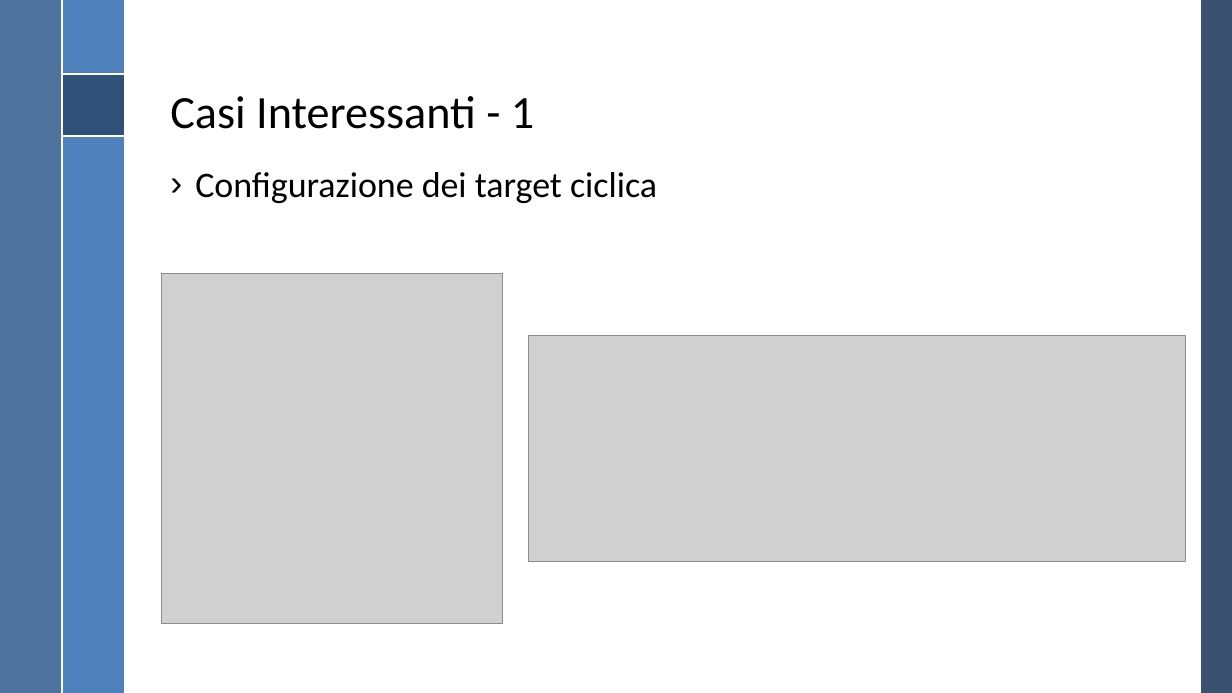
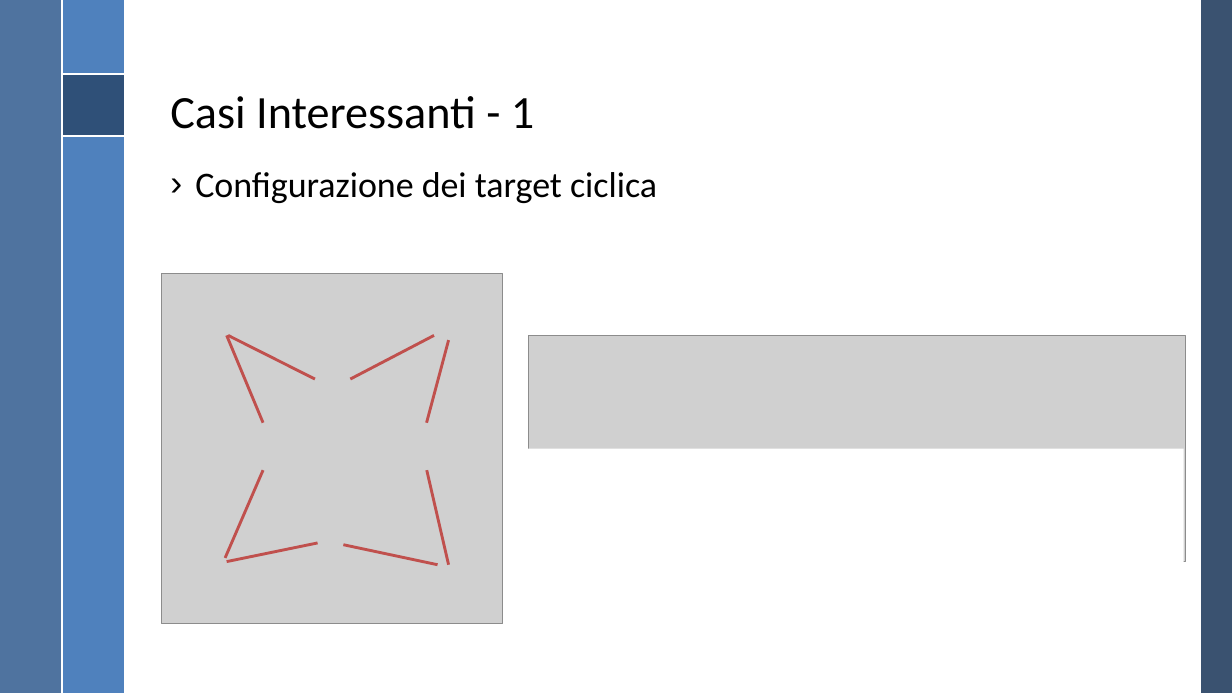
Before and after one commit to RiccardoGrieco/masTracking, a slide deck: slide 10 of Presentazione MAS/Presentazione MAS.pptx. Drawn at 1232x693 pixels with LibreOffice and Linux fonts; fonts in the diff are those of the drawing; grey boxes stand for pictures; background and template pictures are left out. Boxes give left, top, right and bottom in pixels: in the first picture for what was removed or moved away, otherwise in the second. Text is boxed around its words. In the diff, an @@ line names an element or a change of style, - is before the commit and + after.

```diff
--- a/Presentazione MAS/Presentazione MAS.pptx
+++ b/Presentazione MAS/Presentazione MAS.pptx
@@ line added from (263, 423) to (226, 335), #C0504D 2.25 pt @@
@@ line added from (315, 379) to (228, 335), #C0504D 2.25 pt @@
@@ line added from (434, 335) to (350, 379), #C0504D 2.25 pt @@
@@ line added from (448, 340) to (427, 423), #C0504D 2.25 pt @@
@@ rectangle added at <box>521,448,1184,586</box>, fill #FFFFFF @@
@@ line added from (263, 470) to (226, 558), #C0504D 2.25 pt @@
@@ line added from (448, 565) to (427, 470), #C0504D 2.25 pt @@
@@ line added from (318, 543) to (226, 562), #C0504D 2.25 pt @@
@@ line added from (437, 565) to (344, 545), #C0504D 2.25 pt @@
```
Also in this commit, not shown: 2 other slides changed.
